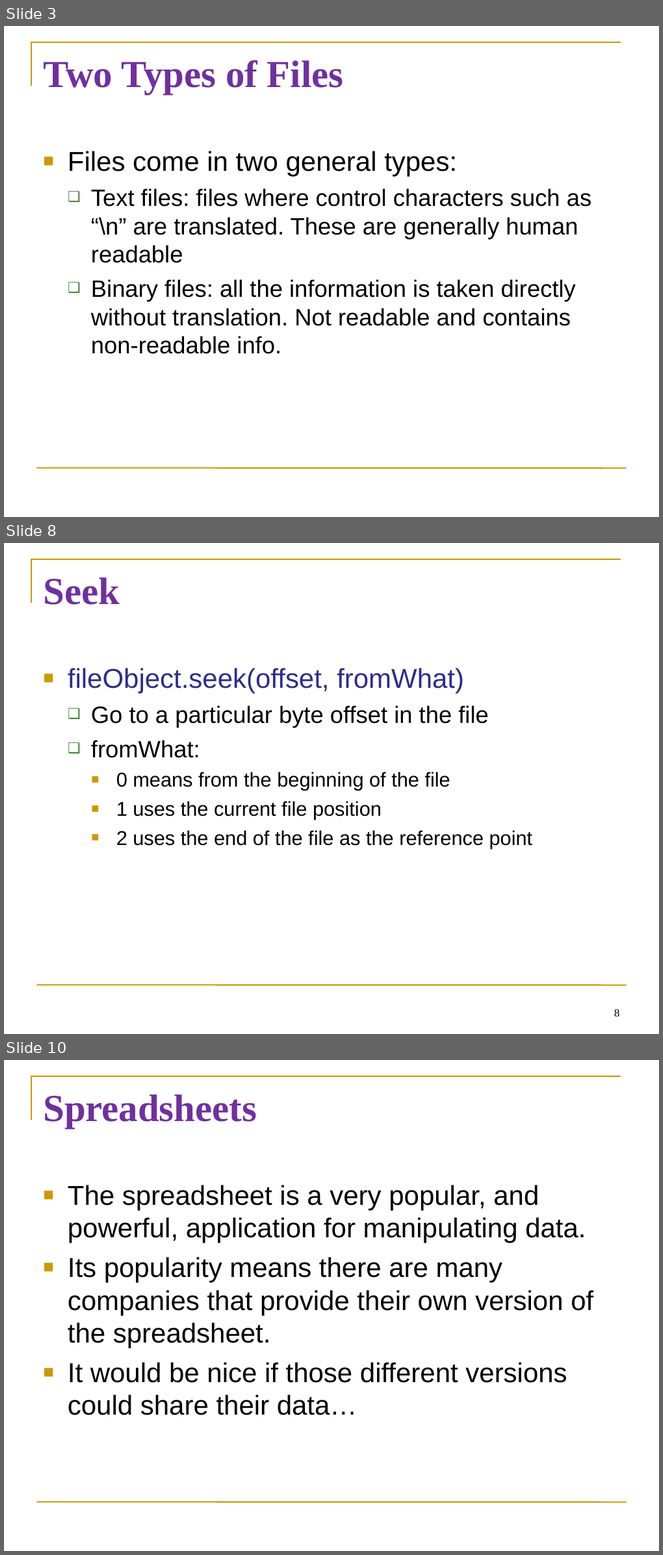
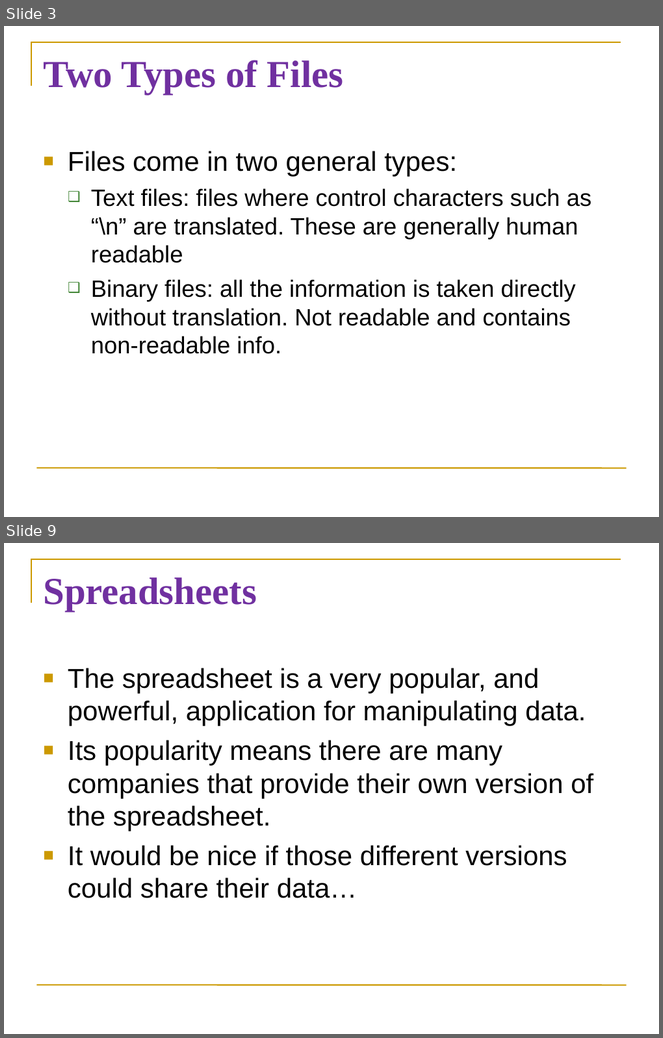
Before and after one commit to diesburg/teaching-intro-to-python-fall-2024, a slide deck: sessions/s22/s22.ppt. Shown one above the other, each under a label of ours: slides 3, 8 and 10 before the commit, slides 3 and 9 after it; the slides between them are not shown. The pictures are 663x1555 and 663x1038 pixels, drawn with LibreOffice and Linux fonts; fonts in the diff are those of the drawing. Boxes give left, top, right and bottom in pixels: in the first picture for what was removed or moved away, otherwise in the second. Text is boxed around its words. In the diff, an @@ line names an element or a change of style, - is before the commit and + after.

```diff
--- a/sessions/s22/s22.ppt
+++ b/sessions/s22/s22.ppt
@@ slide 8 removed at bbox=[4, 543, 659, 1034], background #FFFFFF; not listed: 2 template elements that a slide beside it also shows @@
@@ title removed at bbox=[43, 577, 120, 605] @@
-Seek
@@ text removed at bbox=[68, 668, 533, 849] @@
-■ fileObject.seek(offset, fromWhat)
-  ❑ Go to a particular byte offset in the file
-  ❑ fromWhat:
-    ■ 0 means from the beginning of the file
-    ■ 1 uses the current file position
-    ■ 2 uses the end of the file as the reference point
@@ page number removed at bbox=[614, 1010, 620, 1017] @@
-8
@@ what was slide 10 is now slide 9 @@
```
Also in this commit, not shown: 4 slides changed, 2 slides added, 2 other slides removed, 4 other files.
